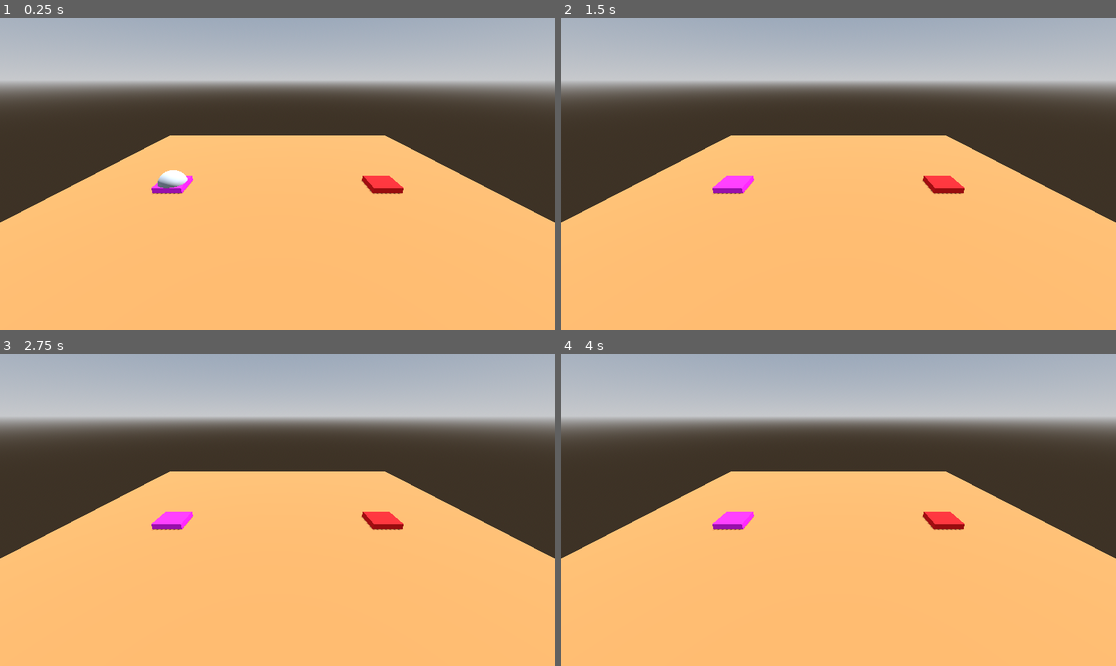
Above: before the commit, frames 1-4 (two rows, left to right).
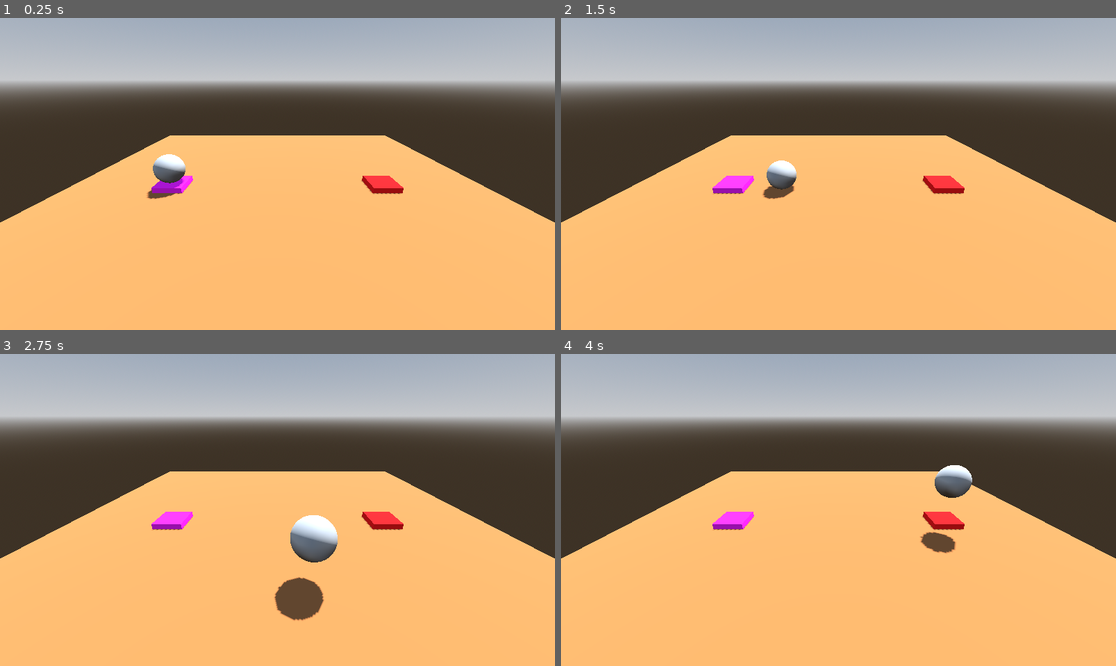
Above: after the commit, the same moments.

Repository: tautminas/sphere-in-a-maze
Game: Godot game, scene res://Level/level.tscn
Two runs of this game, one before a commit and one after it. Both use one fixed random seed, a clock stepped at 60 frames per second and the inputs below.
Inputs:
- Up to frame 1 (0.25 s): no input
- Up to frame 2 (1.5 s): tap Enter (ui_accept) at 0.5, 1.35 s; hold Right (ui_right) 0.53-1.28 s; hold Enter (ui_accept) 0.53-1.28 s; hold Down (ui_down) from 1.28 s (still down)
- Up to frame 3 (2.75 s): tap Enter (ui_accept) at 1.52, 1.82 s; release Down (ui_down) at 2.03 s; hold Right (ui_right) from 2.03 s (still down); hold Enter (ui_accept) from 2.03 s (still down)
- Up to frame 4 (4 s): release Right (ui_right) at 2.78 s; release Enter (ui_accept) at 2.78 s; hold Up (ui_up) 2.78-3.53 s; tap Enter (ui_accept) at 2.85, 3.02, 3.32 s; hold Left (ui_left) from 3.53 s (still down); hold Enter (ui_accept) from 3.53 s (still down)

The runs differ from the first frame. In frame 1, 0.6% of the frame differs, in the area x 26-34%, y 43-59%; in frame 2, 0.6%; in frame 3, 2.0%, in the area x 49-61%, y 51-86%; in frame 4, 0.9%.

Commit message:
Add physics to level and player

Diff:
--- a/Level/level.tscn
+++ b/Level/level.tscn
@@ -40,6 +40,7 @@
 
 [node name="StartPad" type="CSGBox3D" parent="."]
 transform = Transform3D(1, 0, 0, 0, 1, 0, 0, 0, 1, -7.5, 0.2, 0)
+use_collision = true
 size = Vector3(2, 0.4, 2)
 material = SubResource("StandardMaterial3D_hvt0v")
 
@@ -53,4 +54,4 @@
 transform = Transform3D(1, 0, 0, 0, 0.907777, 0.419452, 0, -0.419452, 0.907777, 0, 7, 13)
 
 [node name="Player" parent="." instance=ExtResource("1_ouy0f")]
-transform = Transform3D(1, 0, 0, 0, 1, 0, 0, 0, 1, -7.5, 0.2, 0)
+transform = Transform3D(1, 0, 0, 0, 1, 0, 0, 0, 1, -7.5, 1.4, 0)
--- a/player.gd
+++ b/player.gd
@@ -1,9 +1,18 @@
-extends Node3D
+extends RigidBody3D
 
 # Called every frame. 'delta' is the elapsed time since the previous frame.
 func _process(delta: float) -> void:
+	if Input.is_action_pressed("ui_accept"):
+		apply_central_force(Vector3.UP * delta * 1000.0)
+
 	if Input.is_action_pressed("ui_left"):
-		position.x -= delta * 100
+		apply_central_force(Vector3.LEFT * delta * 1000.0)
 
 	if Input.is_action_pressed("ui_right"):
-		position.x += delta * 100
+		apply_central_force(Vector3.RIGHT * delta * 1000.0)
+
+	if Input.is_action_pressed("ui_up"):
+		apply_central_force(Vector3.FORWARD * delta * 1000.0)
+
+	if Input.is_action_pressed("ui_down"):
+		apply_central_force(Vector3.BACK * delta * 1000.0)
--- a/player.tscn
+++ b/player.tscn
@@ -6,8 +6,16 @@
 radius = 1.0
 height = 2.0
 
-[node name="Player" type="Node3D"]
+[sub_resource type="SphereShape3D" id="SphereShape3D_wtmt5"]
+radius = 1.0
+
+[node name="Player" type="RigidBody3D"]
+linear_damp = 1.0
+angular_damp = 3.0
 script = ExtResource("1_ummwh")
 
 [node name="SphereMesh" type="MeshInstance3D" parent="."]
 mesh = SubResource("SphereMesh_xnhxw")
+
+[node name="CollisionShape3D" type="CollisionShape3D" parent="."]
+shape = SubResource("SphereShape3D_wtmt5")
Not shown: 1 places in player.tscn that only renumber resources
